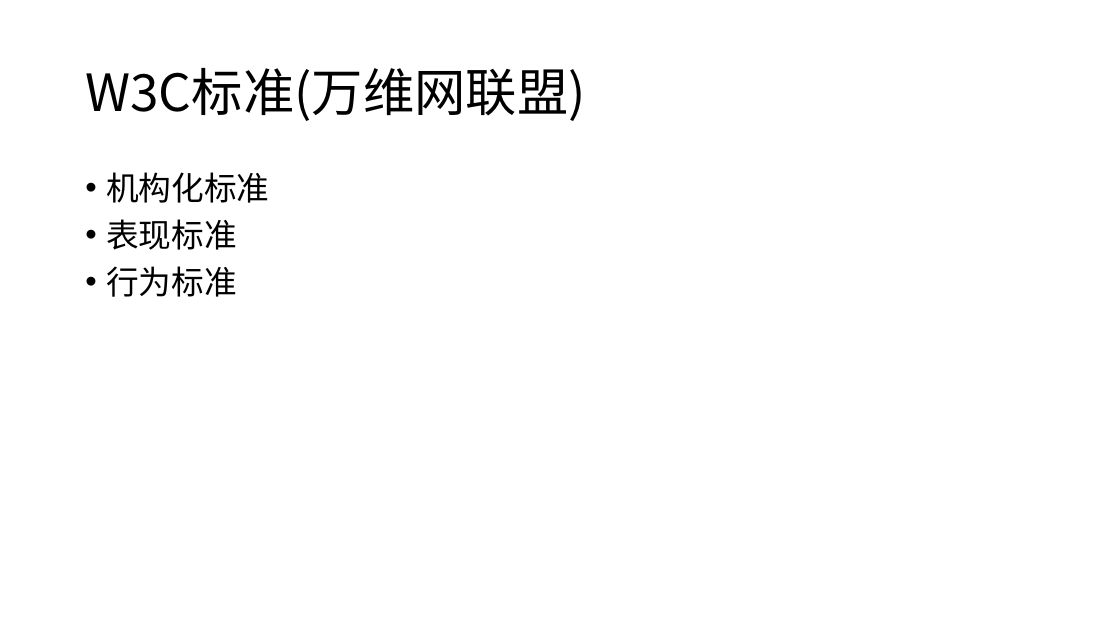
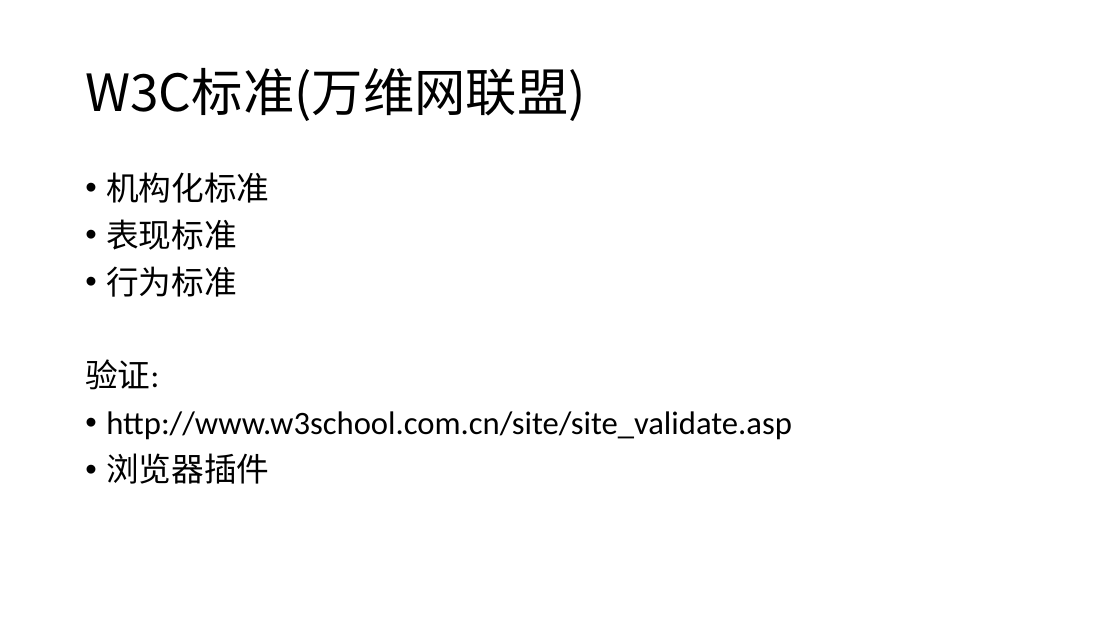
Before and after one commit to liuxm6/demos, a slide deck: slide 28 of WEB培训.pptx (slide 20 before the commit). Drawn at 1120x630 pixels with LibreOffice and Linux fonts; fonts in the diff are those of the drawing. Boxes give left, top, right and bottom in pixels: in the first picture for what was removed or moved away, otherwise in the second. Text is boxed around its words. In the diff, an @@ line names an element or a change of style, - is before the commit and + after.

```diff
--- a/WEB培训.pptx
+++ b/WEB培训.pptx
@@ text at bbox=[85, 359, 792, 484]: paragraphs added @@
+验证:
+• http://www.w3school.com.cn/site/site_validate.asp
+• 浏览器插件
```
Also in this commit, not shown: 1 other slide changed, 8 slides added, 1 other file.
